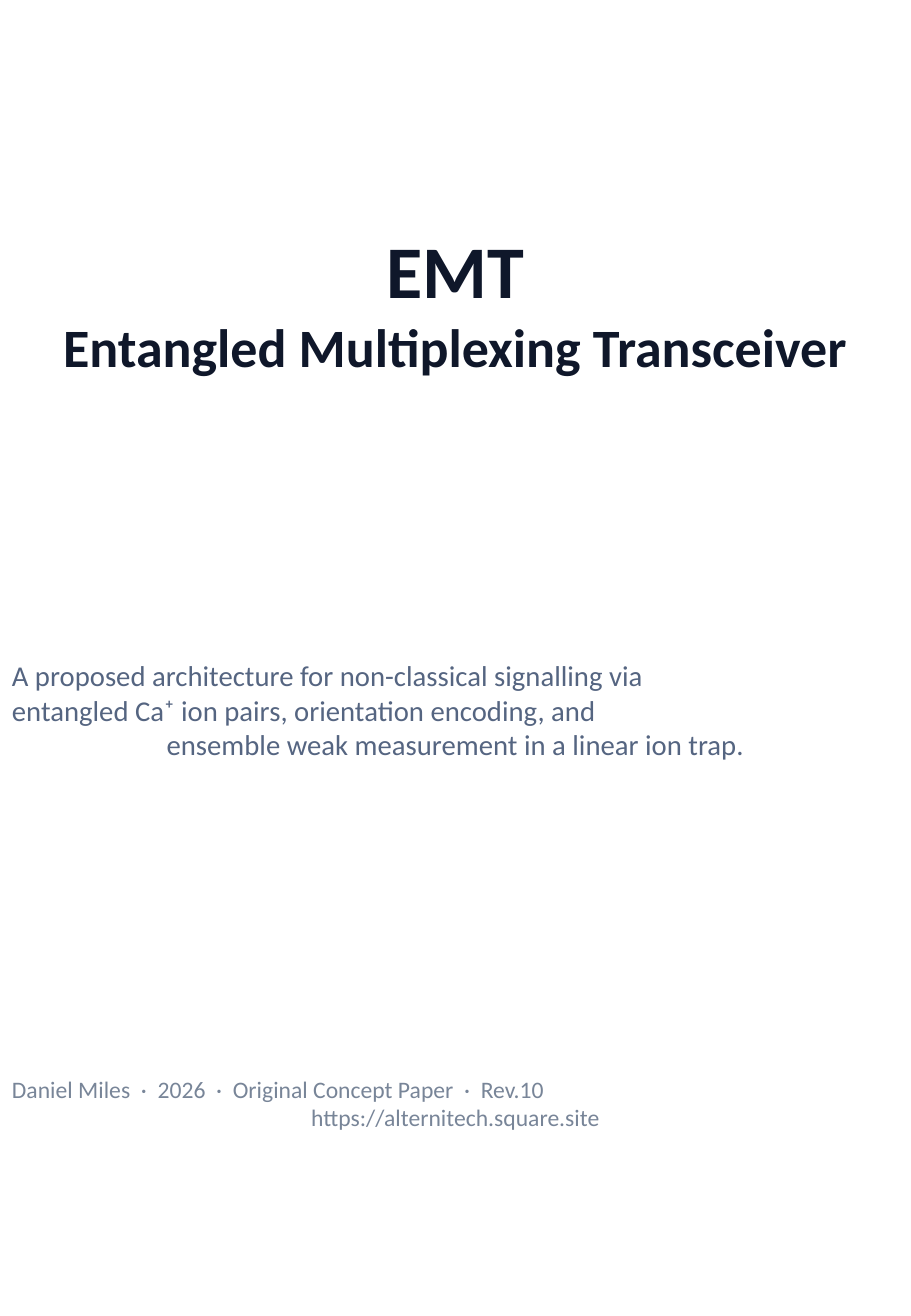
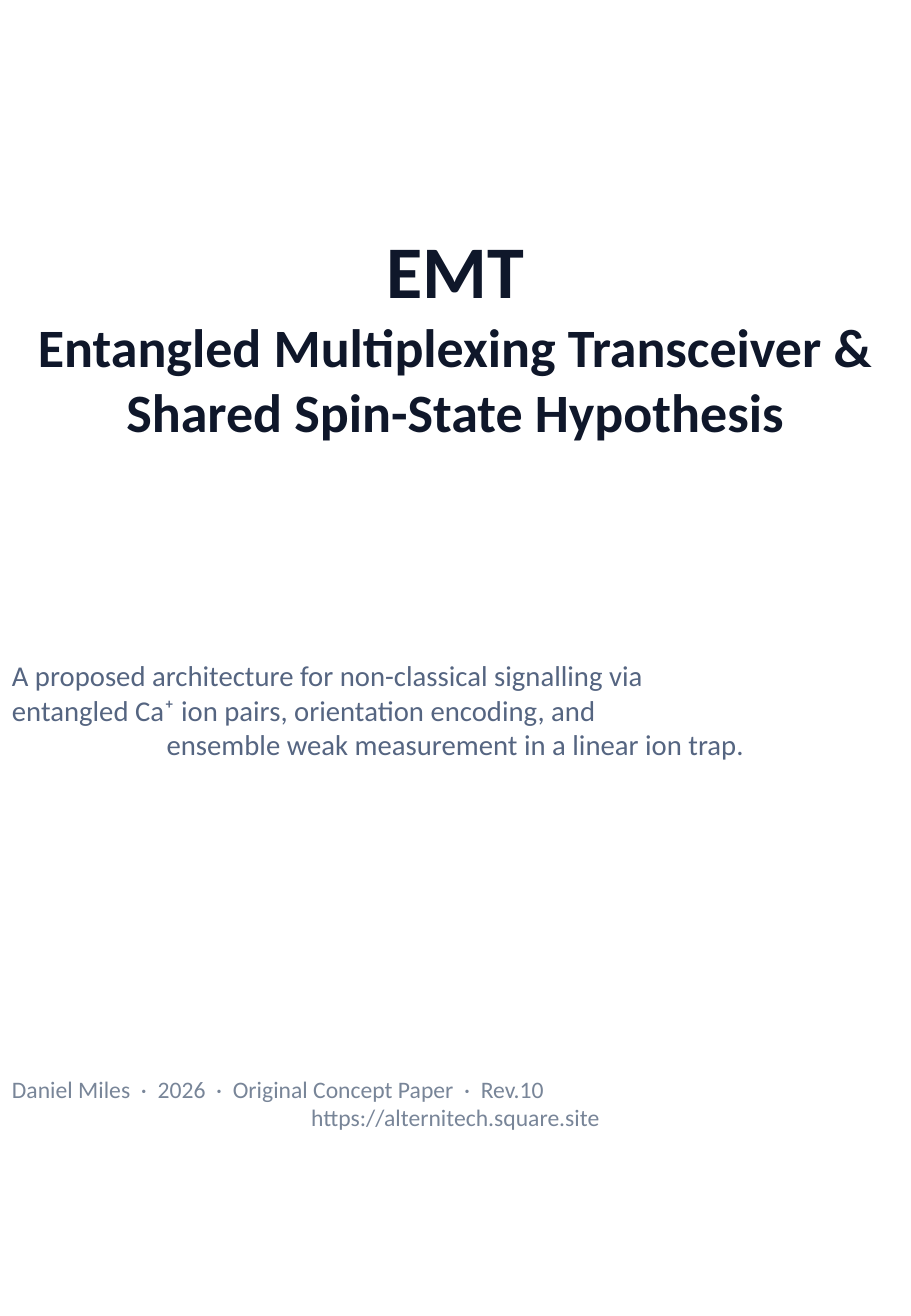
Before and after one commit to DansDesigns/EMT, a slide deck: slide 1 of revisions/QuantumEntangledMultiplexingTransceiver_Rev10.pptx. Drawn at 911x1316 pixels with LibreOffice and Linux fonts; fonts in the diff are those of the drawing. Boxes give left, top, right and bottom in pixels: in the first picture for what was removed or moved away, otherwise in the second. Text is boxed around its words. In the diff, an @@ line names an element or a change of style, - is before the commit and + after.

```diff
--- a/revisions/QuantumEntangledMultiplexingTransceiver_Rev10.pptx
+++ b/revisions/QuantumEntangledMultiplexingTransceiver_Rev10.pptx
@@ text at [38,329,821,441]: text changed @@
-Entangled Multiplexing Transceiver
+Entangled Multiplexing Transceiver & Shared Spin-State Hypothesis
```
Also in this commit, not shown: 1 other file.
